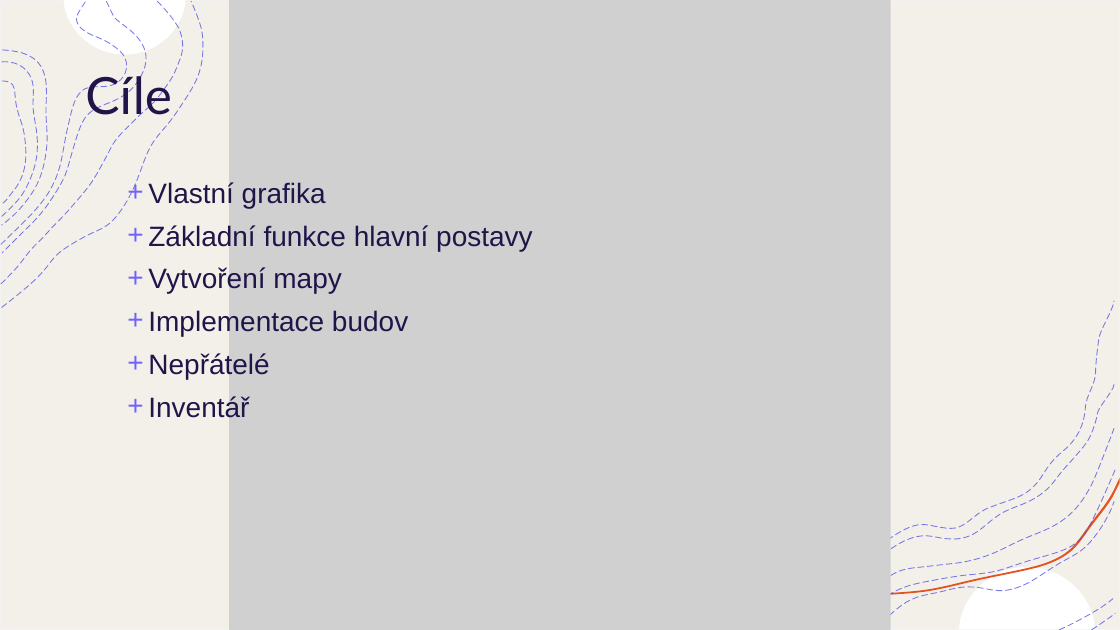
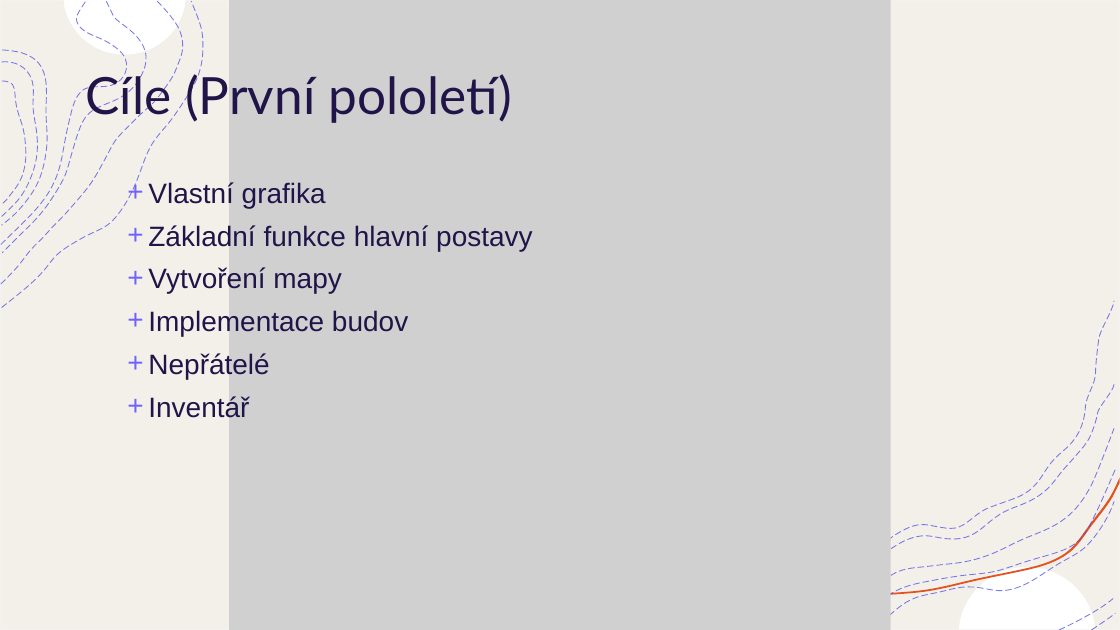
Before and after one commit to 159jan159/Survive, a slide deck: slide 3 of Prezentace/Obhajoba_1_pol.pptx. Drawn at 1120x630 pixels with LibreOffice and Linux fonts; fonts in the diff are those of the drawing; grey boxes stand for pictures. Boxes give left, top, right and bottom in pixels: in the first picture for what was removed or moved away, otherwise in the second. Text is boxed around its words. In the diff, an @@ line names an element or a change of style, - is before the commit and + after.

```diff
--- a/Prezentace/Obhajoba_1_pol.pptx
+++ b/Prezentace/Obhajoba_1_pol.pptx
@@ title at (85,70,512,124): text changed @@
-Cíle
+Cíle (První pololetí)
```
Also in this commit, not shown: 1 other slide changed, 47 other files.
